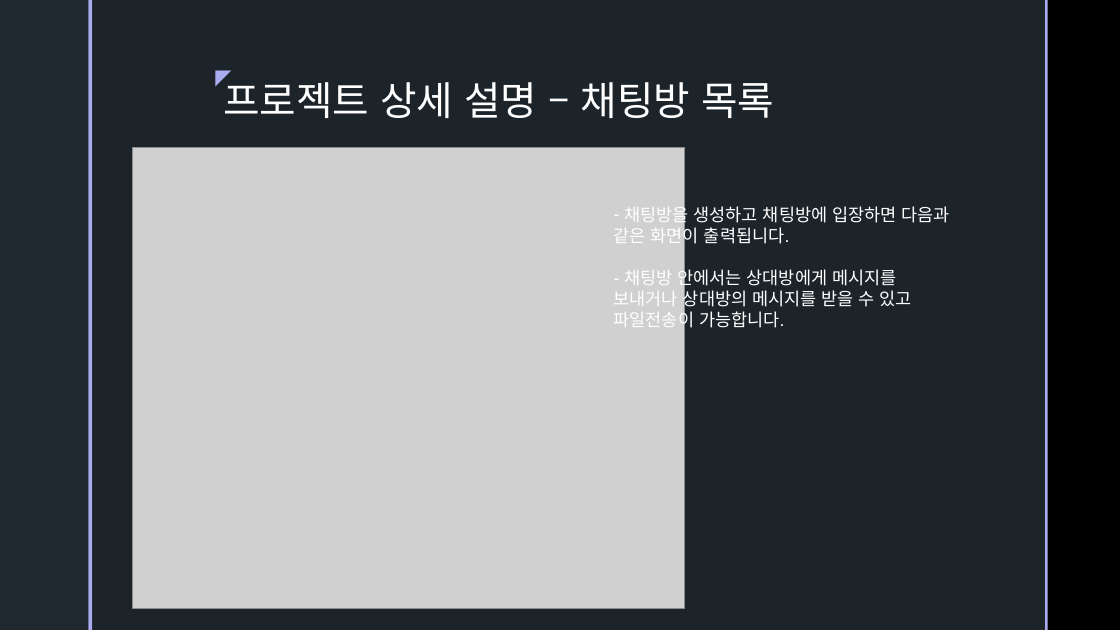
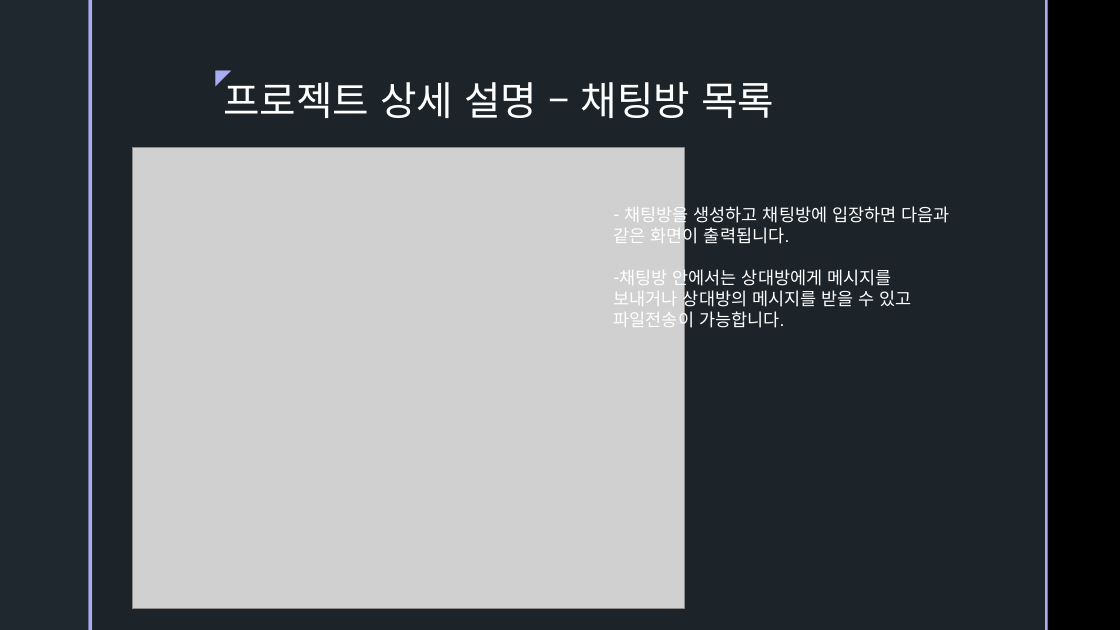
Before and after one commit to ColossusCMS/Team-Project, a slide deck: slide 13 of 보고서 폴더/제출용.pptx. Drawn at 1120x630 pixels with LibreOffice and Linux fonts; fonts in the diff are those of the drawing; grey boxes stand for pictures; background and template pictures are left out. Boxes give left, top, right and bottom in pixels: in the first picture for what was removed or moved away, otherwise in the second. Text is boxed around its words. In the diff, an @@ line names an element or a change of style, - is before the commit and + after.

```diff
--- a/보고서 폴더/제출용.pptx
+++ b/보고서 폴더/제출용.pptx
@@ text at <box>614,266,912,331</box>: text changed @@
-- 채팅방 안에서는 상대방에게 메시지를 보내거나 상대방의 메시지를 받을 수 있고 파일전송이 가능합니다.
+– 채팅방 안에서는 상대방에게 메시지를 보내거나 상대방의 메시지를 받을 수 있고 파일전송이 가능합니다.
```
Also in this commit, not shown: 1 other slide changed, 2 other files.
